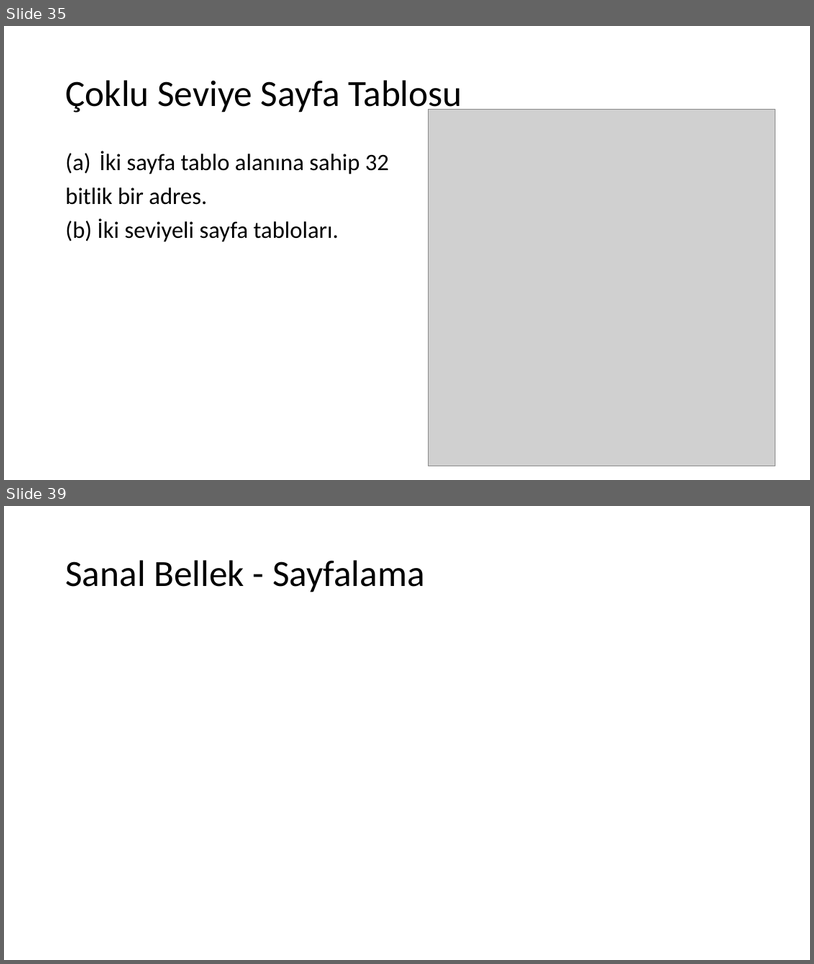
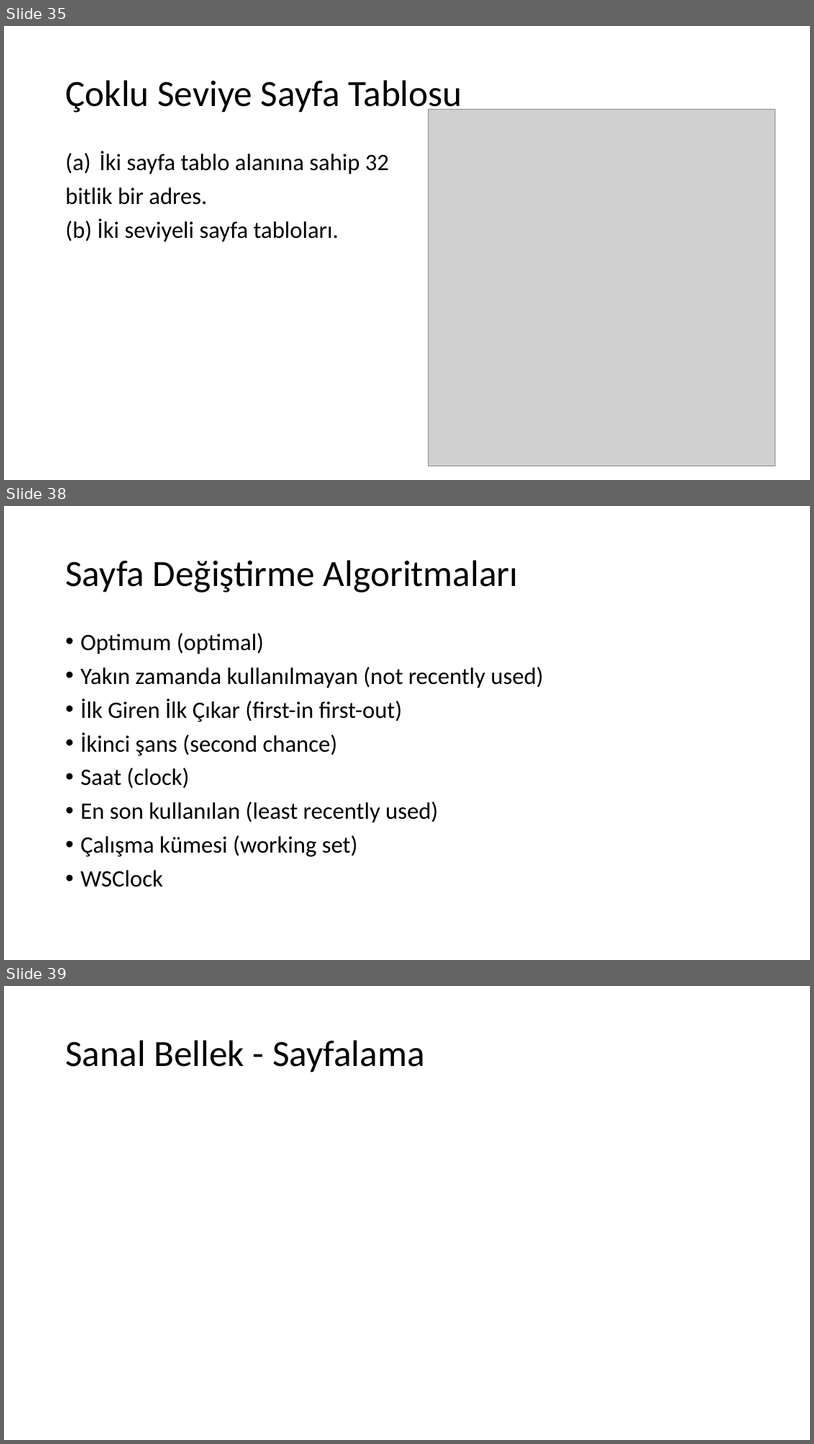
Before and after one commit to sercankulcu/sercankulcu.github.io, a slide deck: files/os/3_Bolum_3_Bellek.pptx. Shown one above the other, each under a label of ours: slides 35 and 39 before the commit, slides 35, 38 and 39 after it; the slides between them are not shown. The pictures are 814x964 and 814x1444 pixels, drawn with LibreOffice and Linux fonts; fonts in the diff are those of the drawing; grey boxes stand for pictures. Boxes give left, top, right and bottom in pixels: in the first picture for what was removed or moved away, otherwise in the second. Text is boxed around its words. In the diff, an @@ line names an element or a change of style, - is before the commit and + after.

```diff
--- a/files/os/3_Bolum_3_Bellek.pptx
+++ b/files/os/3_Bolum_3_Bellek.pptx
@@ slide 38 added at (4,506,810,960), background #FFFFFF @@
@@ title added at (65,560,519,592), 44 pt, text #000000 @@
+Sayfa Değiştirme Algoritmaları
@@ text added at (80,633,543,887), 28 pt, text #000000 @@
+• Optimum (optimal)
+• Yakın zamanda kullanılmayan (not recently used)
+• İlk Giren İlk Çıkar (first-in first-out)
+• İkinci şans (second chance)
+• Saat (clock)
+• En son kullanılan (least recently used)
+• Çalışma kümesi (working set)
+• WSClock
```
Also in this commit, not shown: 1 slide changed, 1 other slide added, 2 slides removed.
